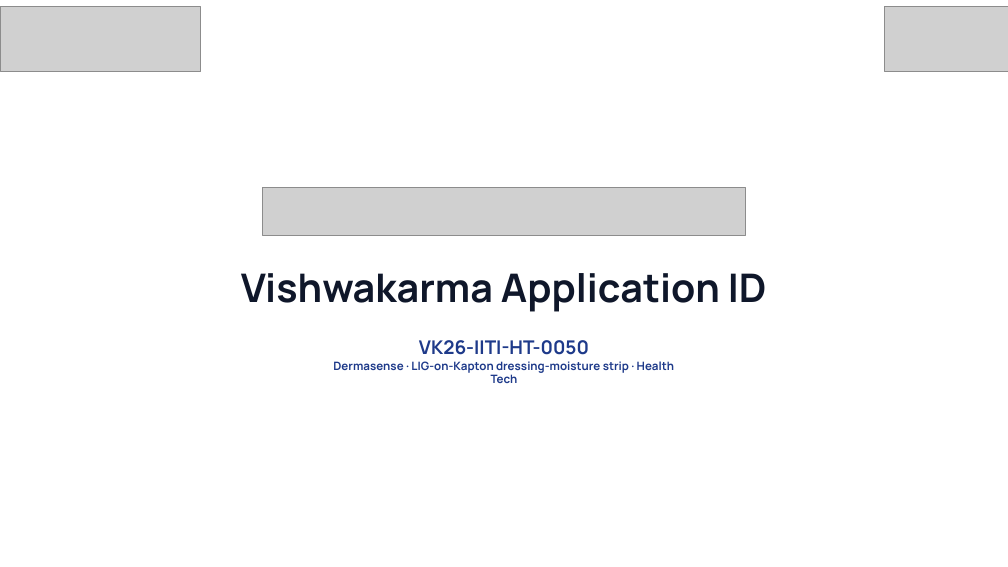
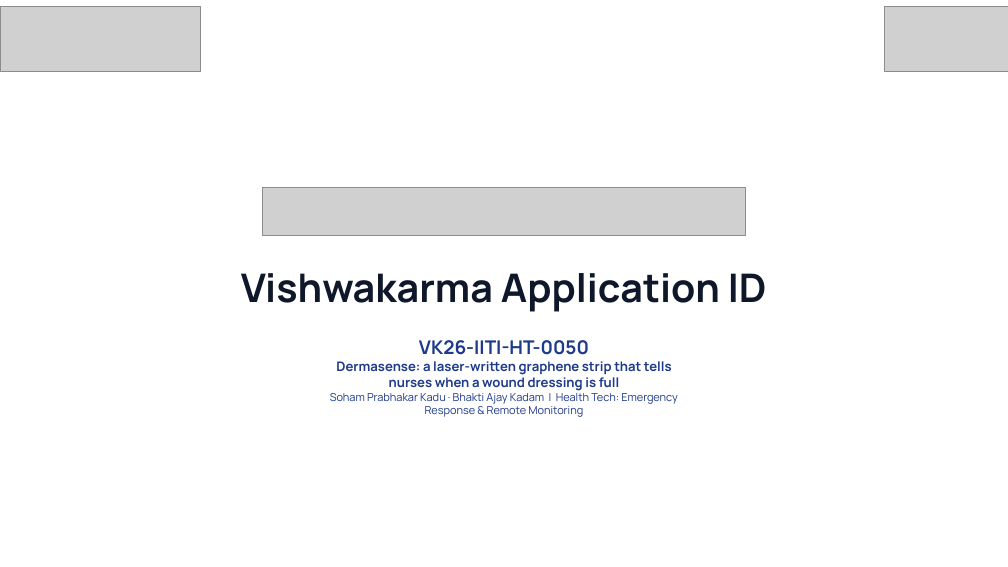
Before and after one commit to soham0777/dermasense-vishwakarma-2026, a slide deck: slide 1 of 08_submission/VK26-IITI-HT-0050_Stage2_Dermasense.pptx. Drawn at 1008x567 pixels with LibreOffice and Linux fonts; fonts in the diff are those of the drawing; grey boxes stand for pictures; background and template pictures are left out. Boxes give left, top, right and bottom in pixels: in the first picture for what was removed or moved away, otherwise in the second. Text is boxed around its words. In the diff, an @@ line names an element or a change of style, - is before the commit and + after.

```diff
--- a/08_submission/VK26-IITI-HT-0050_Stage2_Dermasense.pptx
+++ b/08_submission/VK26-IITI-HT-0050_Stage2_Dermasense.pptx
@@ text at (330,361,677,417): text changed; size 11 to 10.5 pt; bold off @@
-Dermasense · LIG-on-Kapton dressing-moisture strip · Health Tech
+Dermasense: a laser-written graphene strip that tells nurses when a wound dressing is full
+Soham Prabhakar Kadu · Bhakti Ajay Kadam | Health Tech: Emergency Response & Remote Monitoring
```
Also in this commit, not shown: 9 other slides changed, 1 slide added, 10 slides removed, 17 other files.
